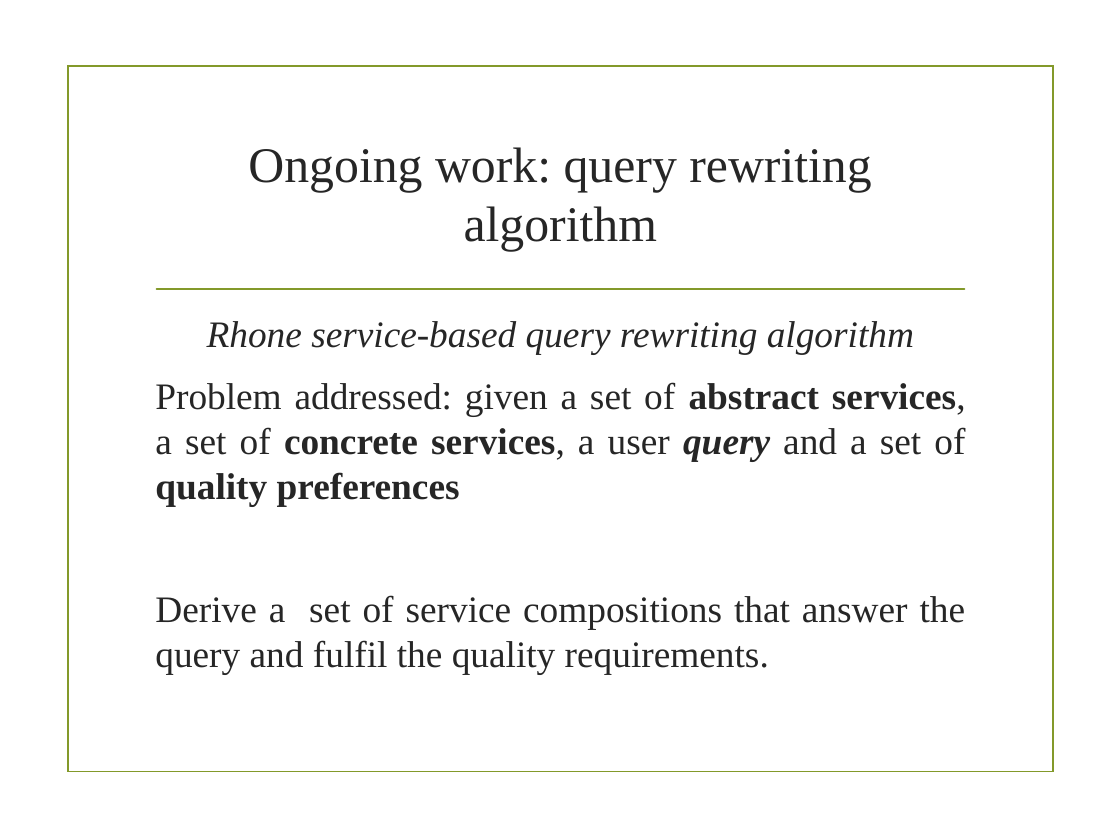
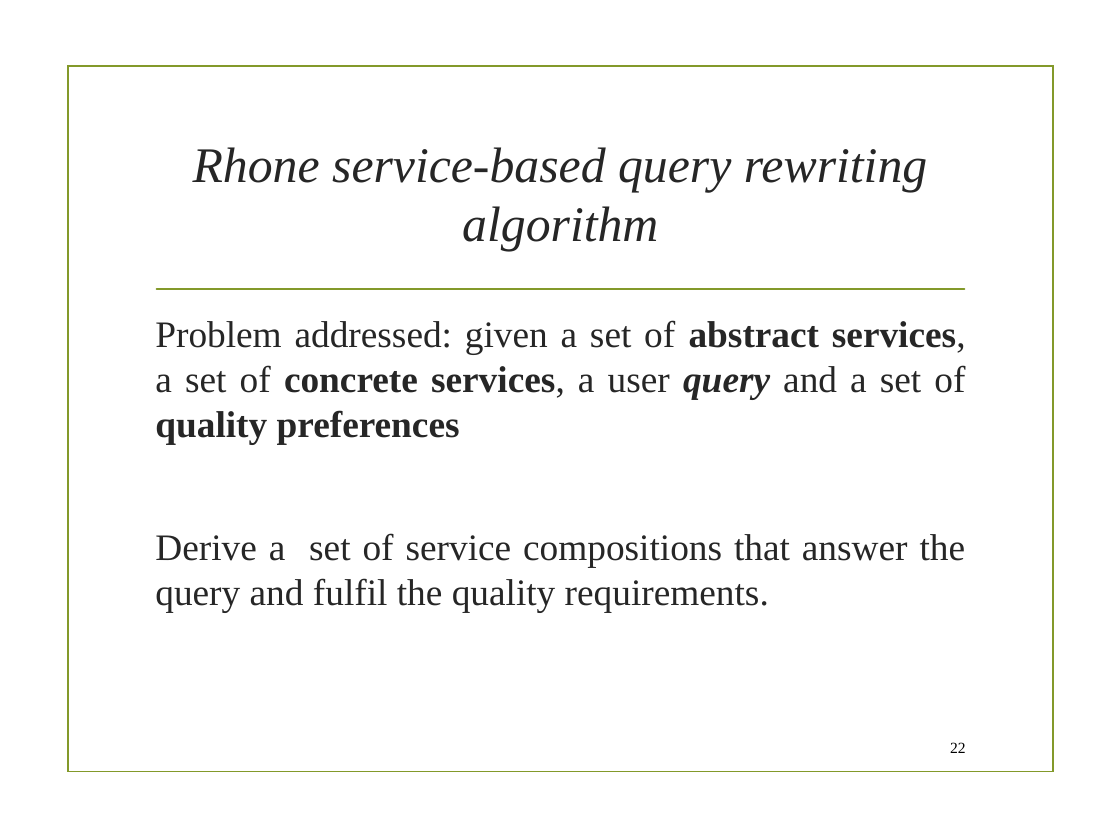
Before and after one commit to danielboni/DanielCarvalho-PhD, a slide deck: slide 22 of Presentations/SOC TEAM/soc-team presentation 031215.pptx (slide 14 before the commit). Drawn at 1120x840 pixels with LibreOffice and Linux fonts; fonts in the diff are those of the drawing; background and template pictures are left out. Boxes give left, top, right and bottom in pixels: in the first picture for what was removed or moved away, otherwise in the second. Text is boxed around its words. In the diff, an @@ line names an element or a change of style, - is before the commit and + after.

```diff
--- a/Presentations/SOC TEAM/soc-team presentation 031215.pptx
+++ b/Presentations/SOC TEAM/soc-team presentation 031215.pptx
@@ title at <box>193,147,927,251</box>: text changed; italic on @@
-Ongoing work: query rewriting algorithm
+Rhone service-based query rewriting algorithm
@@ text at <box>207,321,914,355</box>: paragraph removed @@
-Rhone service-based query rewriting algorithm
@@ page number added at <box>950,742,966,753</box>, 10 pt, text #000000 @@
+22
```
Also in this commit, not shown: 29 other slides changed, 9 slides added, 3 slides removed.
